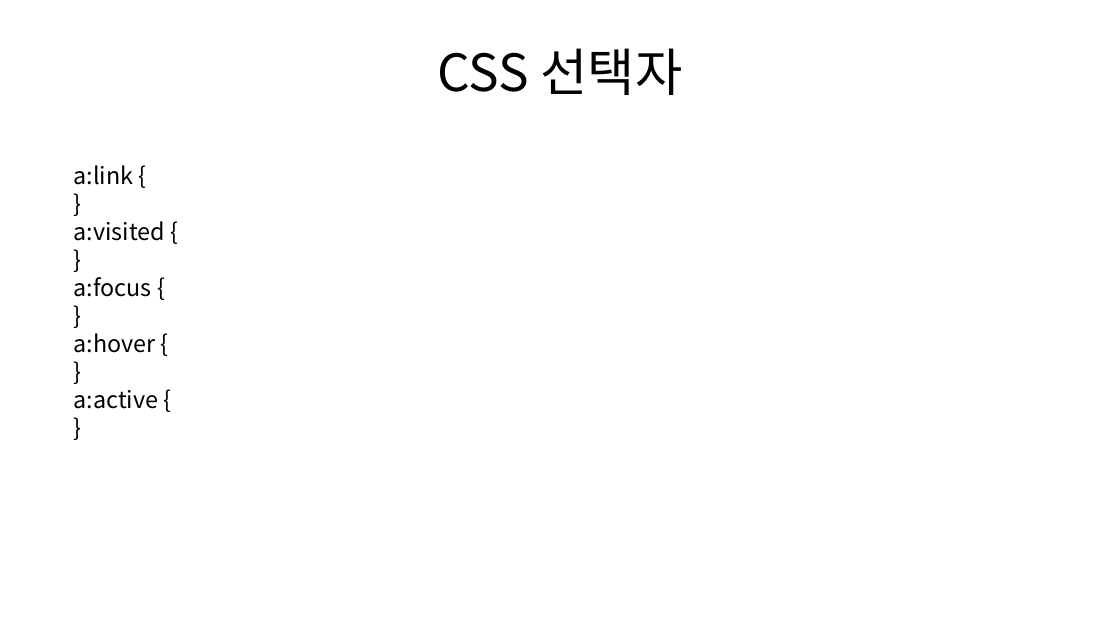
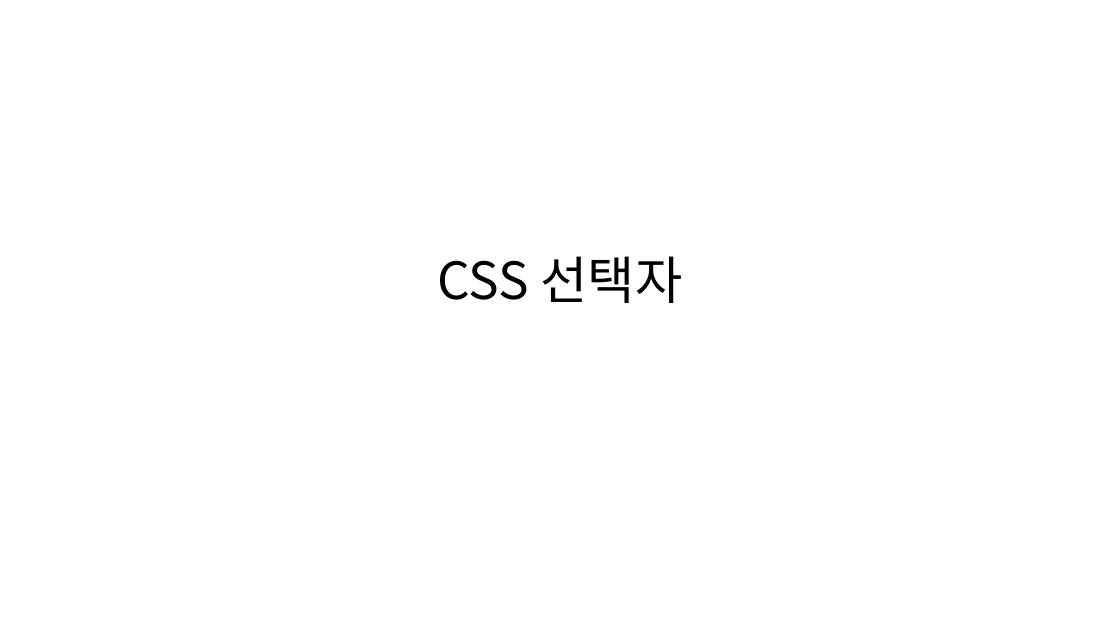
Before and after one commit to MainFe/mainfe.github.io, a slide deck: slide 101 of ppt/web-design.pptx (slide 91 before the commit). Drawn at 1120x630 pixels with LibreOffice and Linux fonts; fonts in the diff are those of the drawing. Boxes give left, top, right and bottom in pixels: in the first picture for what was removed or moved away, otherwise in the second. Text is boxed around its words. In the diff, an @@ line names an element or a change of style, - is before the commit and + after.

```diff
--- a/ppt/web-design.pptx
+++ b/ppt/web-design.pptx
@@ text removed at box(74, 165, 165, 409) @@
-a:link {
-}
-a:visited {
-}
-a:focus {
-}
-a:hover {
-}
-a:active {
-}
@@ text "CSS 선택자": place and size @@
-text "CSS 선택자" at box(437, 48, 683, 95)
+text "CSS 선택자" at box(437, 256, 683, 303)
```
Also in this commit, not shown: 13 other slides changed, 41 slides added, 10 slides removed, 2 other files.
